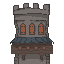
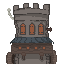
Layer changes from the first (64, 64) image to the second:
painted on "Ebene 4" over 6, 50, 57, 64
added layer "Ebene 6" in group "Gruppe 1" over 6, 8, 57, 64
added layer "Ebene 5" in group "Gruppe 1" over 6, 8, 57, 64
hid "Hintergrund" over 6, 8, 57, 64
